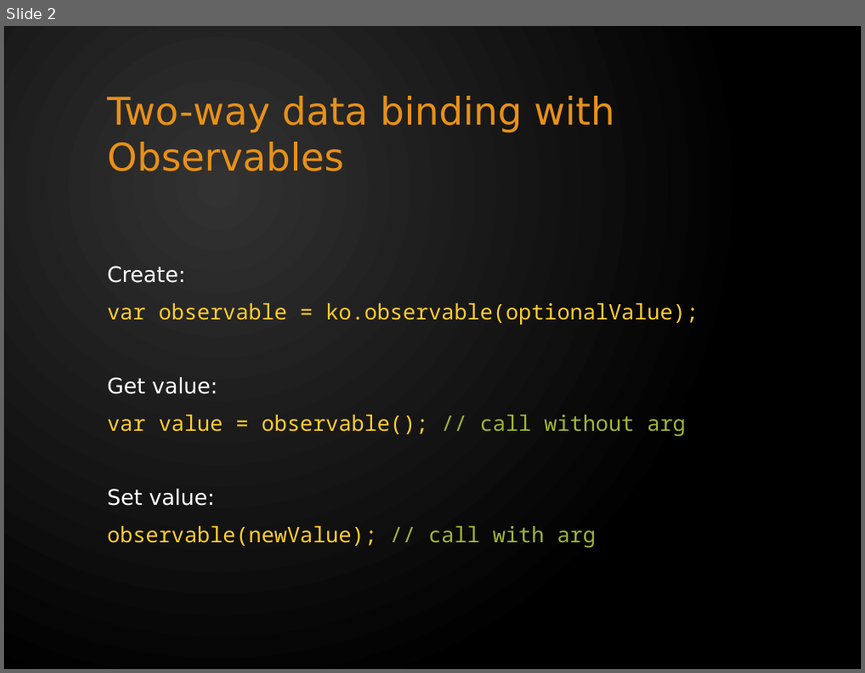
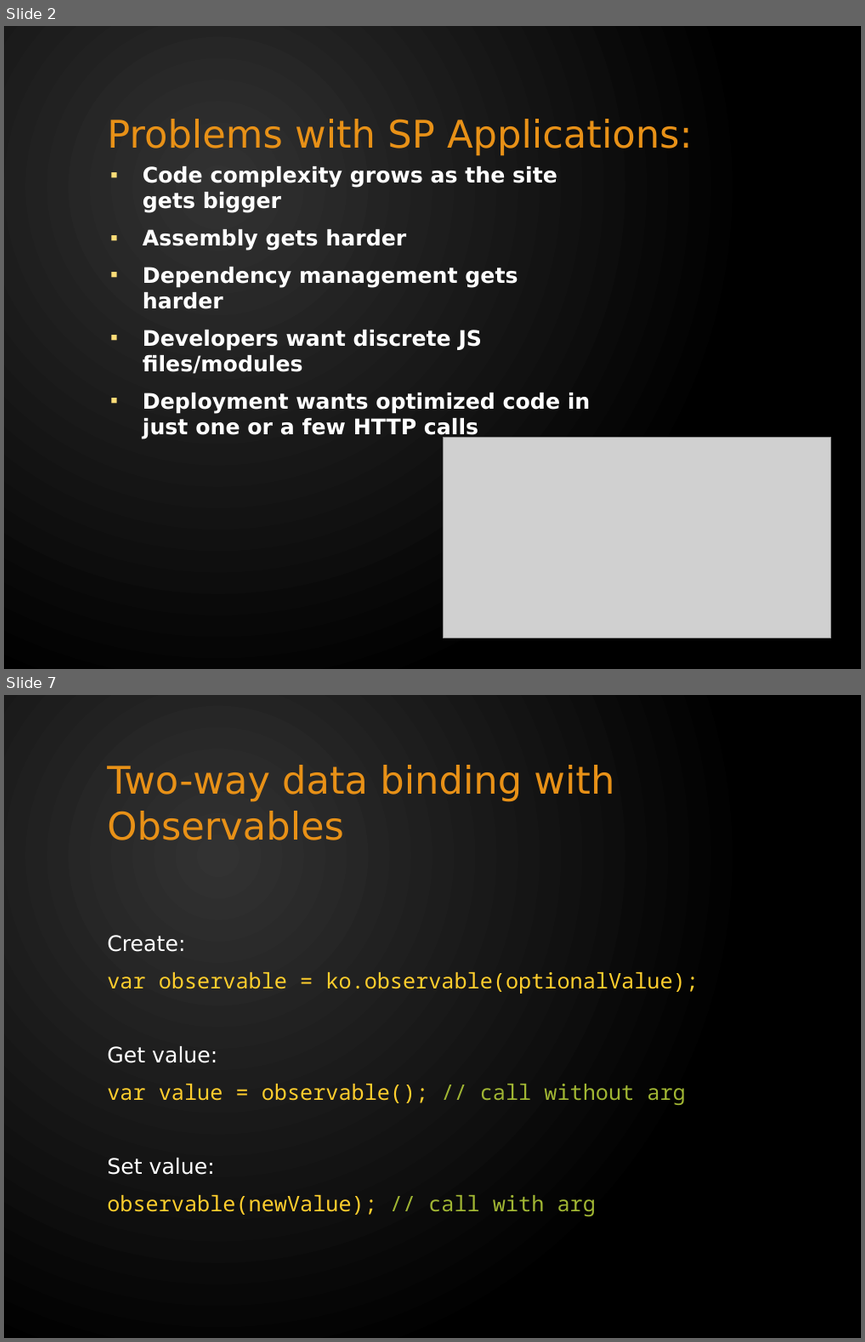
Before and after one commit to tomas-skalicky/c24.PizzaDiNoccatello, a slide deck: docs/Knockout - Quick Intro.pptx. Shown one above the other, each under a label of ours: slide 2 before the commit, slides 2 and 7 after it; the slides between them are not shown. The pictures are 865x673 and 865x1342 pixels, drawn with LibreOffice and Linux fonts; fonts in the diff are those of the drawing; grey boxes stand for pictures. Boxes give left, top, right and bottom in pixels: in the first picture for what was removed or moved away, otherwise in the second. Text is boxed around its words. In the diff, an @@ line names an element or a change of style, - is before the commit and + after.

```diff
--- a/docs/Knockout - Quick Intro.pptx
+++ b/docs/Knockout - Quick Intro.pptx
@@ slide 2 added at (x1=4, y1=26, x2=861, y2=669), background gradient #323232 to #000000 @@
@@ title added at (x1=107, y1=119, x2=692, y2=156), 32 pt, text #E89117 @@
+Problems with SP Applications:
@@ text added at (x1=143, y1=166, x2=590, y2=439), 18 pt, text #FFFFFF, bold @@
+▪ Code complexity grows as the site gets bigger
+▪ Assembly gets harder
+▪ Dependency management gets harder
+▪ Developers want discrete JS files/modules
+▪ Deployment wants optimized code in just one or a few HTTP calls
@@ picture added at (x1=443, y1=437, x2=831, y2=638) @@
@@ what was slide 2 is now slide 7 @@
```
Also in this commit, not shown: 22 other slides added, 5 slides removed.
